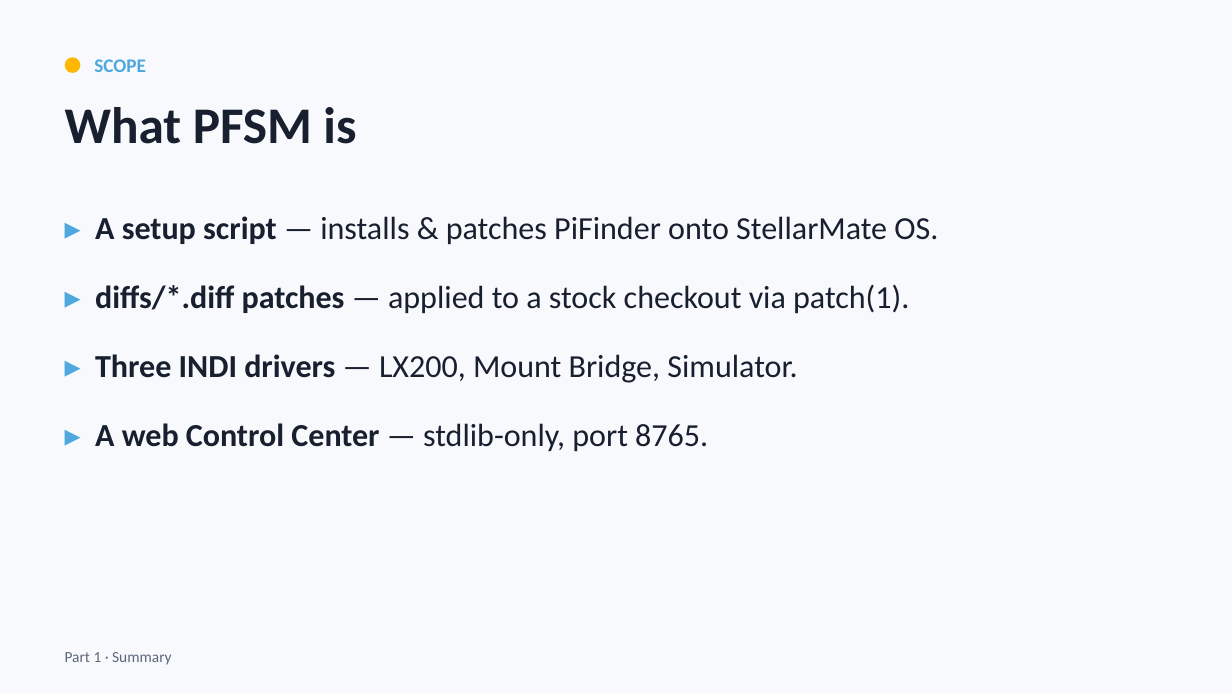
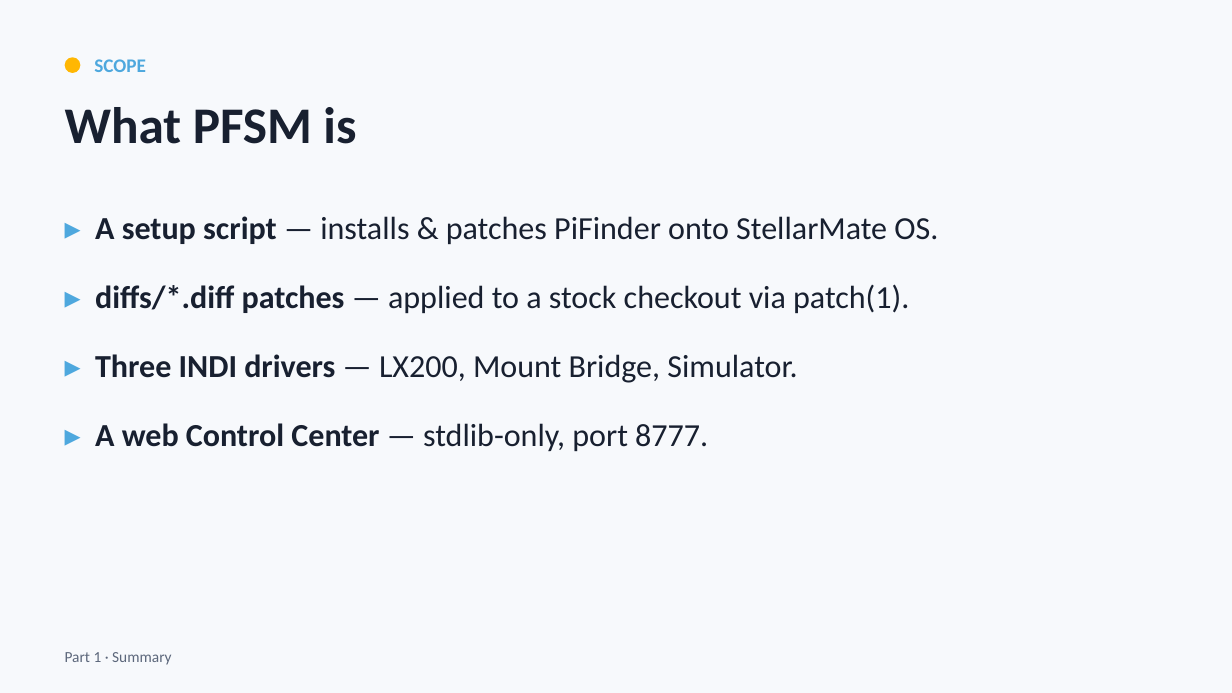
Before and after one commit to apos/PiFinder_Stellarmate, a slide deck: slide 7 of docs/presentations/pptx/PFSM_overview.pptx. Drawn at 1232x693 pixels with LibreOffice and Linux fonts; fonts in the diff are those of the drawing. Boxes give left, top, right and bottom in pixels: in the first picture for what was removed or moved away, otherwise in the second. Text is boxed around its words. In the diff, an @@ line names an element or a change of style, - is before the commit and + after.

```diff
--- a/docs/presentations/pptx/PFSM_overview.pptx
+++ b/docs/presentations/pptx/PFSM_overview.pptx
@@ text at <box>95,423,708,451</box>: text changed @@
-▸ A web Control Center — stdlib-only, port 8765.
+▸ A web Control Center — stdlib-only, port 8777.
```
Also in this commit, not shown: 1 other slide changed, 3 other files.
